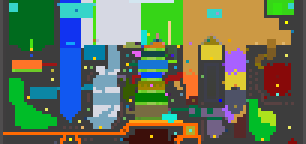
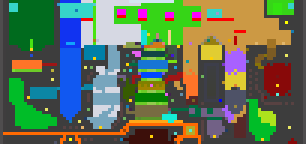
Layer changes from the first 306 × 144 image to the second:
painted on "biome_map.png" over [81, 6, 246, 45]
